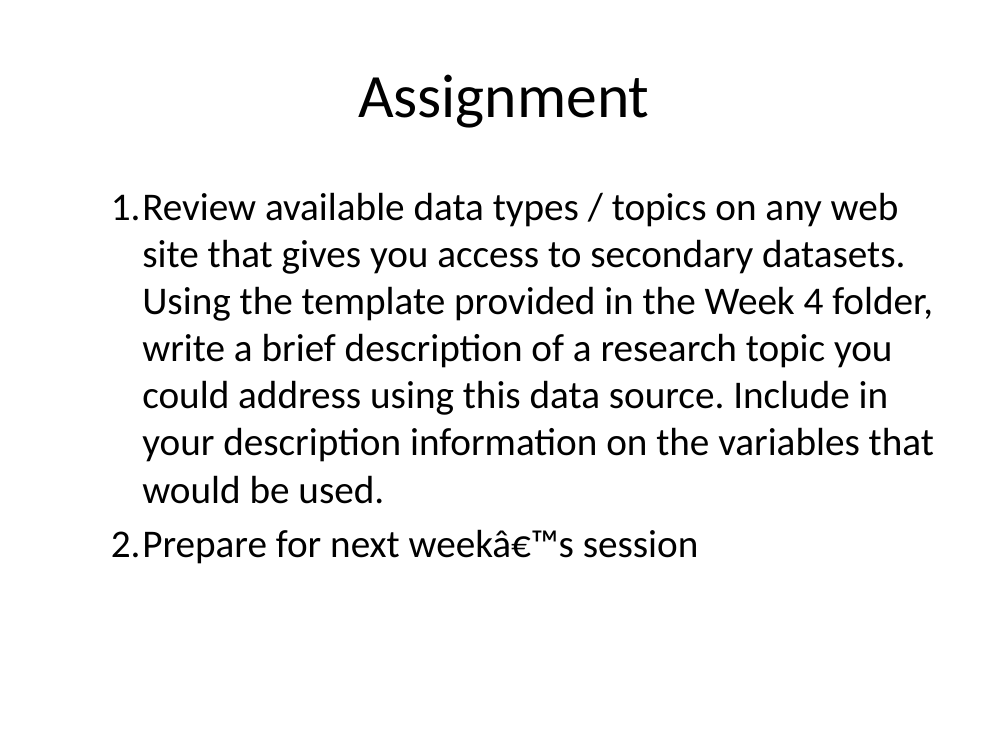
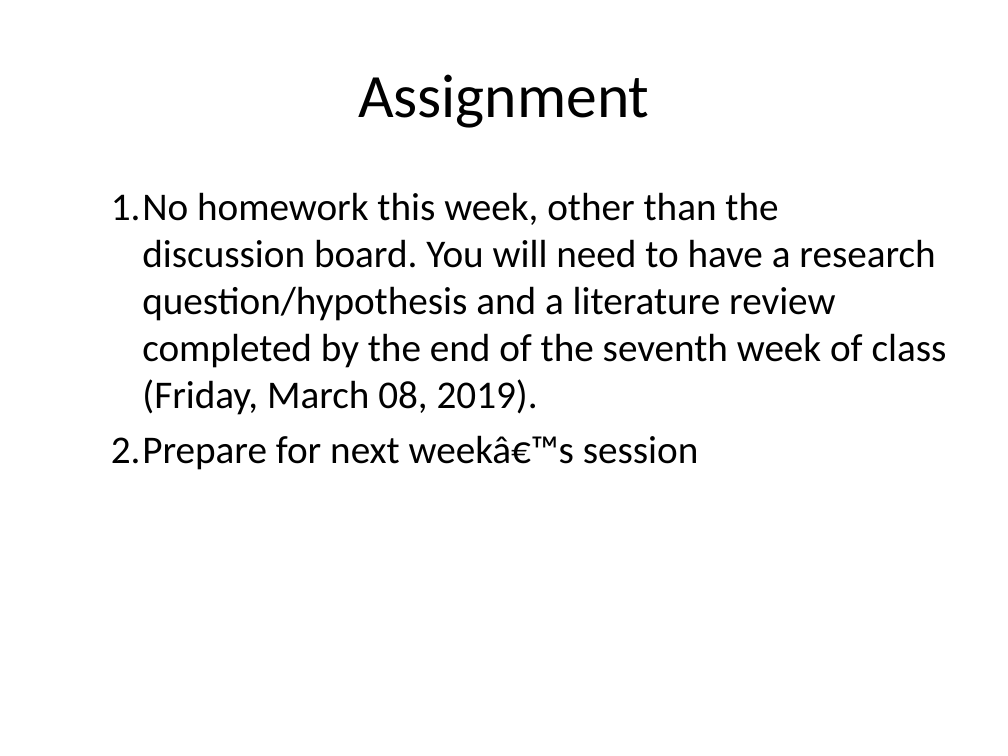
Before and after one commit to classes-medb/5510, a slide deck: slide 40 of src/video-04-randomized-trials.pptx (slide 35 before the commit). Drawn at 1008x756 pixels with LibreOffice and Linux fonts; fonts in the diff are those of the drawing. Boxes give left, top, right and bottom in pixels: in the first picture for what was removed or moved away, otherwise in the second. Text is boxed around its words. In the diff, an @@ line names an element or a change of style, - is before the commit and + after.

Commit message:
Updates to hw and discussion for week 4

```diff
--- a/src/video-04-randomized-trials.pptx
+++ b/src/video-04-randomized-trials.pptx
@@ text at [111,192,947,415]: text changed @@
-  1. Review available data types / topics on any web site that gives you access to secondary datasets. Using the template provided in the Week 4 folder, write a brief description of a research topic you could address using this data source. Include in your description information on the variables that would be used.
+  1. No homework this week, other than the discussion board. You will need to have a research question/hypothesis and a literature review completed by the end of the seventh week of class (Friday, March 08, 2019).
```
Also in this commit, not shown: 8 other slides changed, 10 slides added, 5 slides removed, 5 other files.
